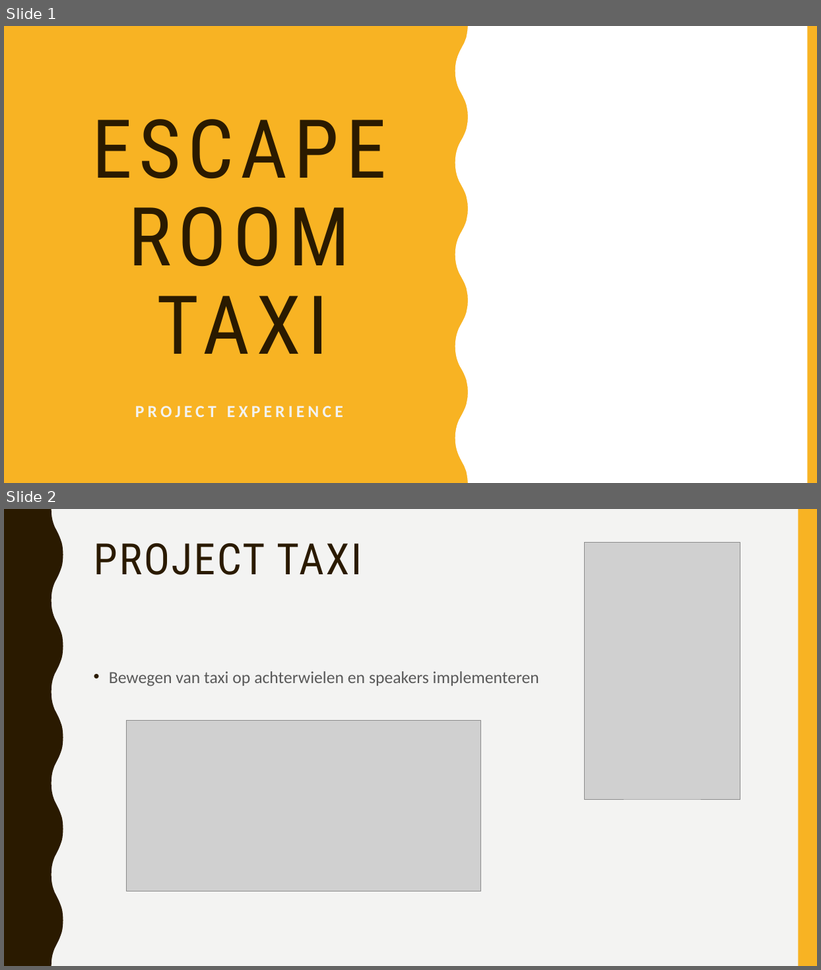
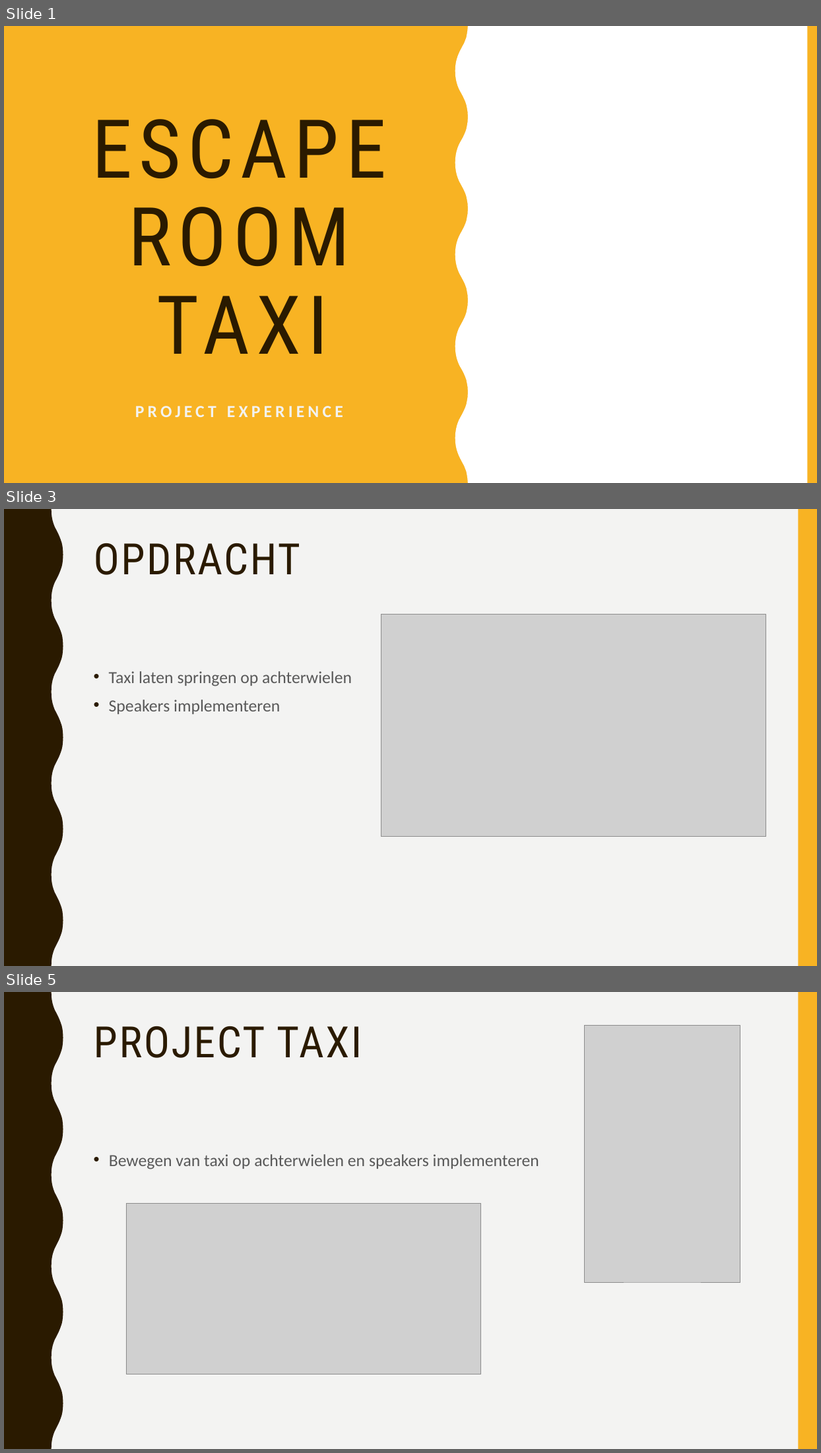
Before and after one commit to vives-project-xp/Taxi, a slide deck: School presentatie/project taxi.pptx. Shown one above the other, each under a label of ours: slides 1 and 2 before the commit, slides 1, 3 and 5 after it; the slides between them are not shown. The pictures are 821x970 and 821x1453 pixels, drawn with LibreOffice and Linux fonts; fonts in the diff are those of the drawing; grey boxes stand for pictures. Boxes give left, top, right and bottom in pixels: in the first picture for what was removed or moved away, otherwise in the second. Text is boxed around its words. In the diff, an @@ line names an element or a change of style, - is before the commit and + after.

```diff
--- a/School presentatie/project taxi.pptx
+++ b/School presentatie/project taxi.pptx
@@ slide 3 added at (4,509,817,966), background #F3F3F2; not listed: 2 template elements that a slide beside it also shows @@
@@ text added at (94,543,300,575), 51 pt, text #2A1A00 @@
+OPDRACHT
@@ picture added at (381,615,766,837) @@
@@ text added at (109,671,352,714), 20 pt, text #595959 @@
+• Taxi laten springen op achterwielen
+• Speakers implementeren
@@ what was slide 2 is now slide 5 @@
```
Also in this commit, not shown: 1 slide changed, 3 other slides added.
